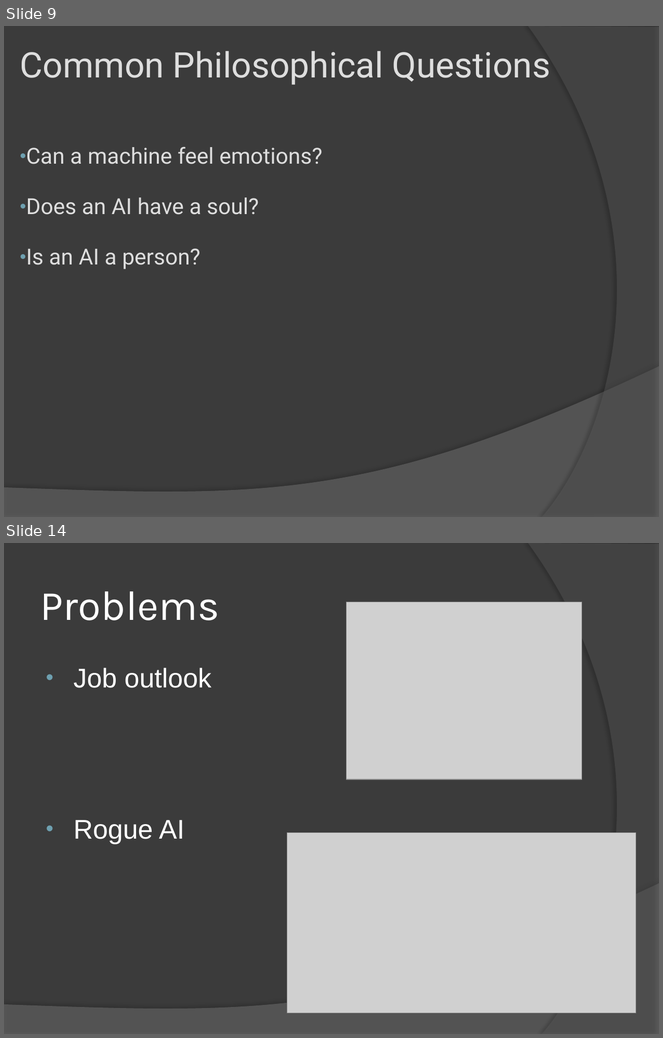
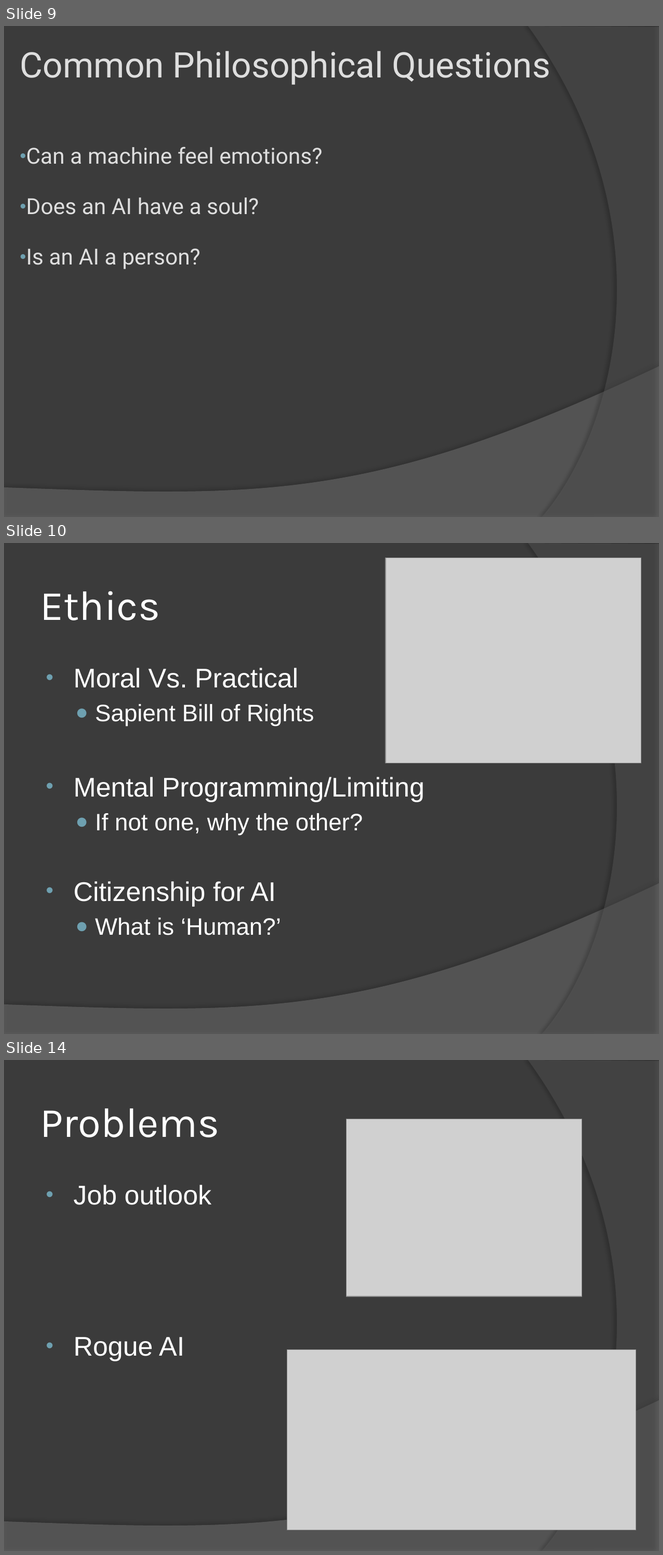
Before and after one commit to abhishekori/team-sexy-awesome-repository-of-awesomeness-----sexy, a slide deck: artififical intelligence.pptx. Shown one above the other, each under a label of ours: slides 9 and 14 before the commit, slides 9, 10 and 14 after it; the slides between them are not shown. The pictures are 663x1038 and 663x1555 pixels, drawn with LibreOffice and Linux fonts; fonts in the diff are those of the drawing; grey boxes stand for pictures. Boxes give left, top, right and bottom in pixels: in the first picture for what was removed or moved away, otherwise in the second. Text is boxed around its words. In the diff, an @@ line names an element or a change of style, - is before the commit and + after.

```diff
--- a/artififical intelligence.pptx
+++ b/artififical intelligence.pptx
@@ slide 10 added at [4, 543, 659, 1034], background #3B3B3B; not listed: 2 template elements that a slide beside it also shows @@
@@ picture added at [386, 558, 641, 763] @@
@@ title added at [40, 591, 160, 620], 51 pt, text #FFFFFF @@
+Ethics
@@ text added at [74, 668, 425, 936], 33 pt, text #FFFFFF @@
+• Moral Vs. Practical
+  ● Sapient Bill of Rights
+• Mental Programming/Limiting
+  ● If not one, why the other?
+• Citizenship for AI
+  ● What is ‘Human?’
```
Also in this commit, not shown: 5 slides changed, 2 other slides added, 4 slides removed.
